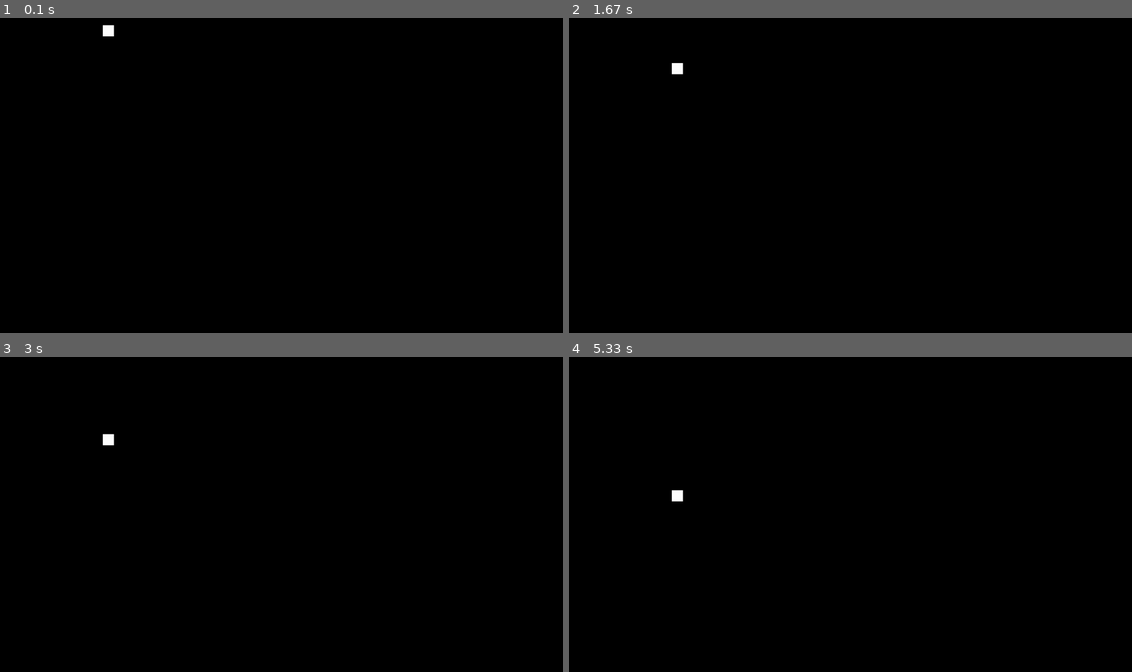
Above: before the commit, frames 1-4 (two rows, left to right).
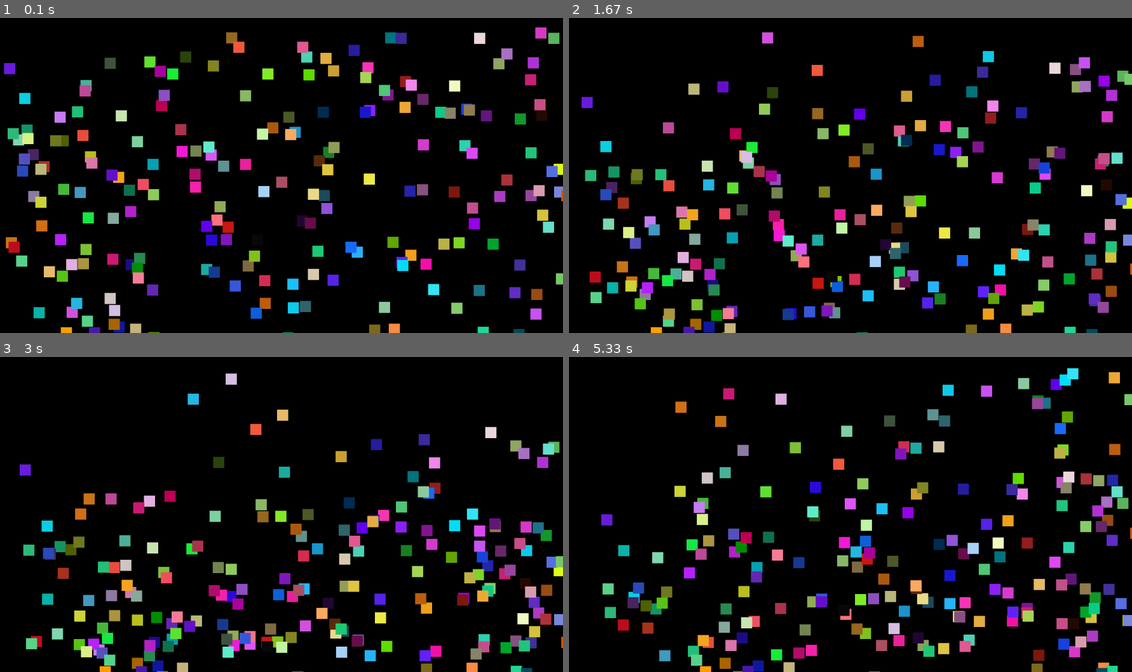
Above: after the commit, the same moments.

Repository: ramses2099/labpygame
Game: pygame game, started from main.py
Same seed, same stepped clock (60 frames per second), same inputs: the game is played once before the commit and once after it.
Inputs:
- Up to frame 1 (0.1 s): no input
- Up to frame 2 (1.67 s): no input
- Up to frame 3 (3 s): no input
- Up to frame 4 (5.33 s): no input

The runs differ from the first frame. In frame 1, 14% of the frame differs, in the area x 0-100%, y 2-100%; in frame 2, 13%; in frame 3, 13%; in frame 4, 14%.

Commit message:
add entity class

Diff:
--- a/main.py
+++ b/main.py
@@ -1,4 +1,5 @@
 import pygame
+import random
 
 TITLE = "TEST GAME"
 WINDOW_SIZE = (1280, 720)
@@ -19,7 +20,6 @@
         self.color = color
         self.rect = pygame.rect.Rect((x, y), self.size)
         self.mass = mass
-        self.apply_force(pygame.math.Vector2(0, 9))
 
     def apply_force(self, force):
         self.acceleration.x = force.x
@@ -58,7 +58,28 @@
         self.running = True
         self.dt = 0.0
         # test objes
-        self.entity = Entity(250, 25, 10.0, WHITE)
+        self.entities = []
+        self.numberofentity = 200
+        self.init_entities()
+
+    def init_entities(self):
+        for i in range(self.numberofentity):
+            x = random.randint(25, WINDOW_SIZE[0])
+            y = random.randint(25, WINDOW_SIZE[1])
+            mass = random.randint(1, 10)
+            color = self.random_color()
+            f1 = random.randint(1, 3)
+            f2 = random.randint(5, 9)
+            f = pygame.math.Vector2(f1, f2)
+            e = Entity(x, y, mass, color)
+            e.apply_force(f)
+            self.entities.append(e)
+
+    def random_color(self) -> tuple[int, int, int]:
+        r = random.randint(0, 255)
+        g = random.randint(0, 255)
+        b = random.randint(0, 255)
+        return (r, g, b)
 
     def run(self):
         while self.running:
@@ -76,8 +97,9 @@
             self.screen.fill(BLACK)
 
             # RENDER YOUR GAME HERE
-            self.entity.update(self.dt)
-            self.entity.draw(self.screen)
+            for entity in self.entities:
+                entity.update(self.dt)
+                entity.draw(self.screen)
 
             # flip() the display to put your work on screen
             pygame.display.flip()
